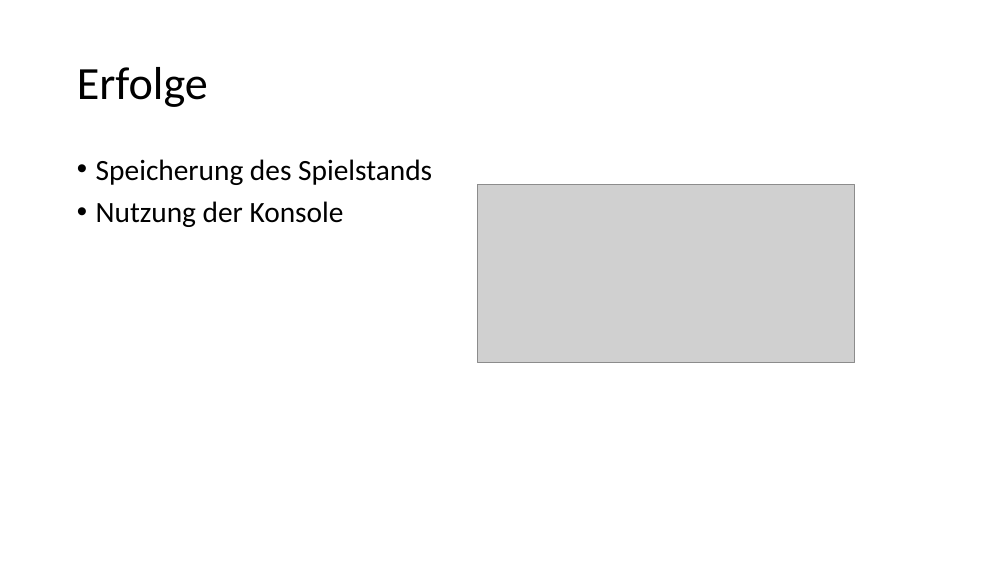
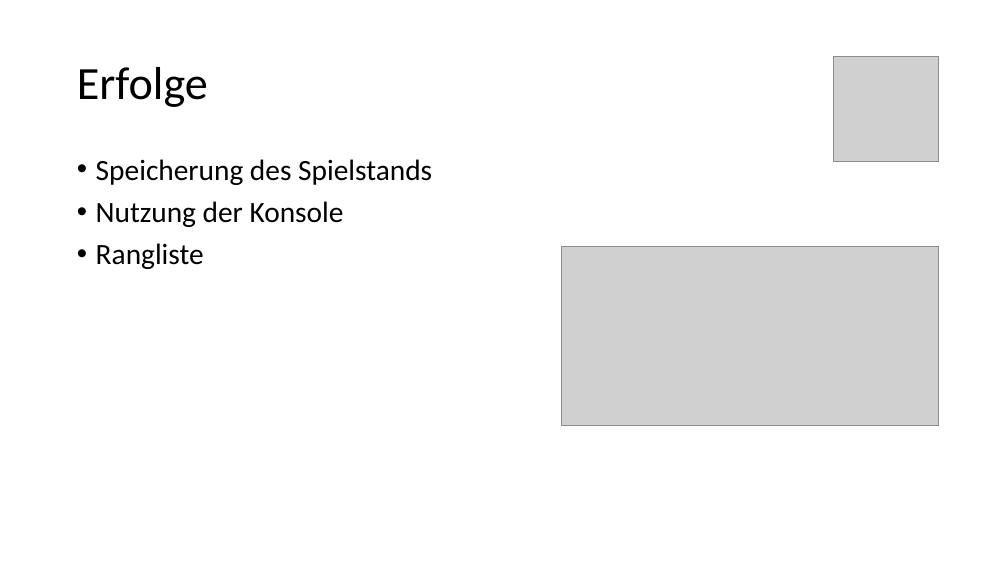
Before and after one commit to Lenoxy/cookie-clicker-2.0, a slide deck: slide 6 of doc/CookieClicker-Präsentation.pptx. Drawn at 1008x567 pixels with LibreOffice and Linux fonts; fonts in the diff are those of the drawing; grey boxes stand for pictures. Boxes give left, top, right and bottom in pixels: in the first picture for what was removed or moved away, otherwise in the second. Text is boxed around its words. In the diff, an @@ line names an element or a change of style, - is before the commit and + after.

```diff
--- a/doc/CookieClicker-Präsentation.pptx
+++ b/doc/CookieClicker-Präsentation.pptx
@@ picture added at bbox=[834, 56, 939, 161] @@
@@ text at bbox=[96, 243, 204, 269]: paragraph added @@
+• Rangliste
@@ picture: place and size @@
-picture at bbox=[478, 184, 855, 362]
+picture at bbox=[562, 247, 939, 425]
```
Also in this commit, not shown: 8 other slides changed, 4 other files.
